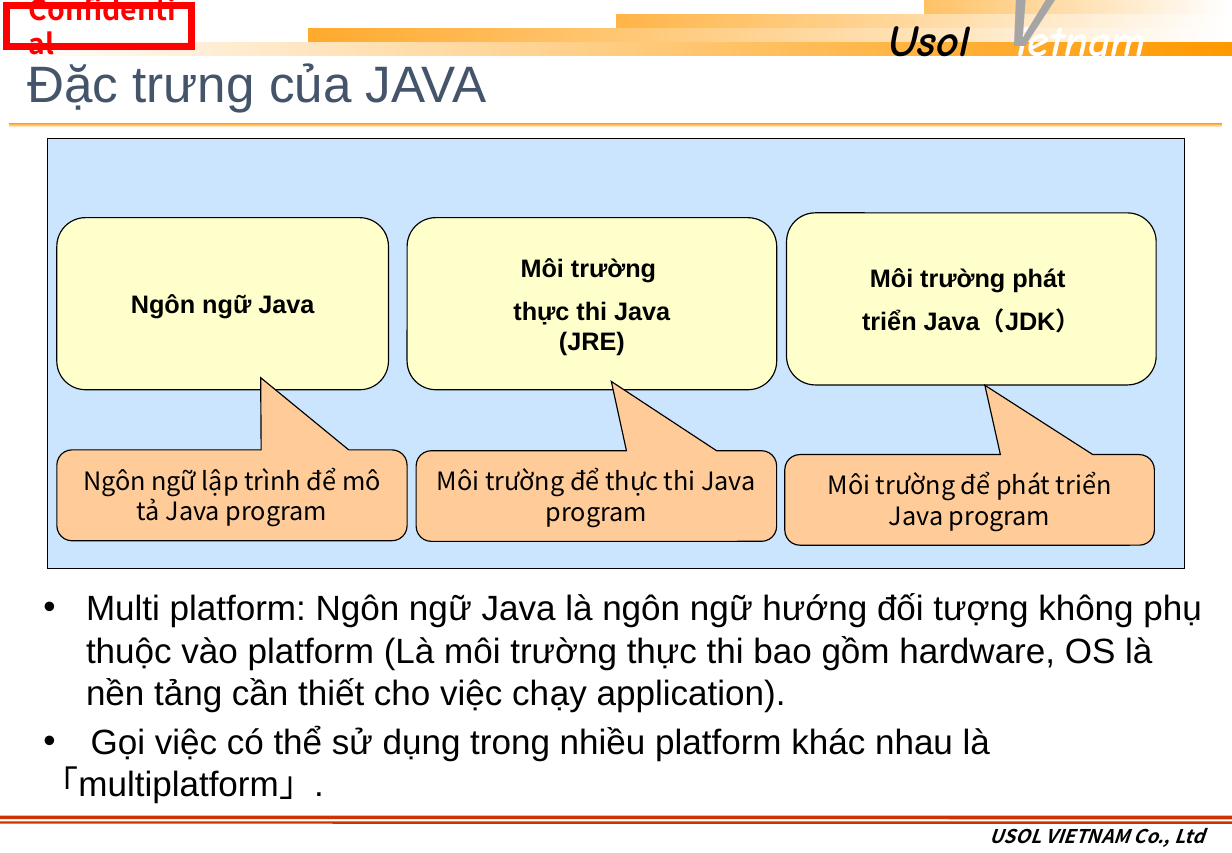
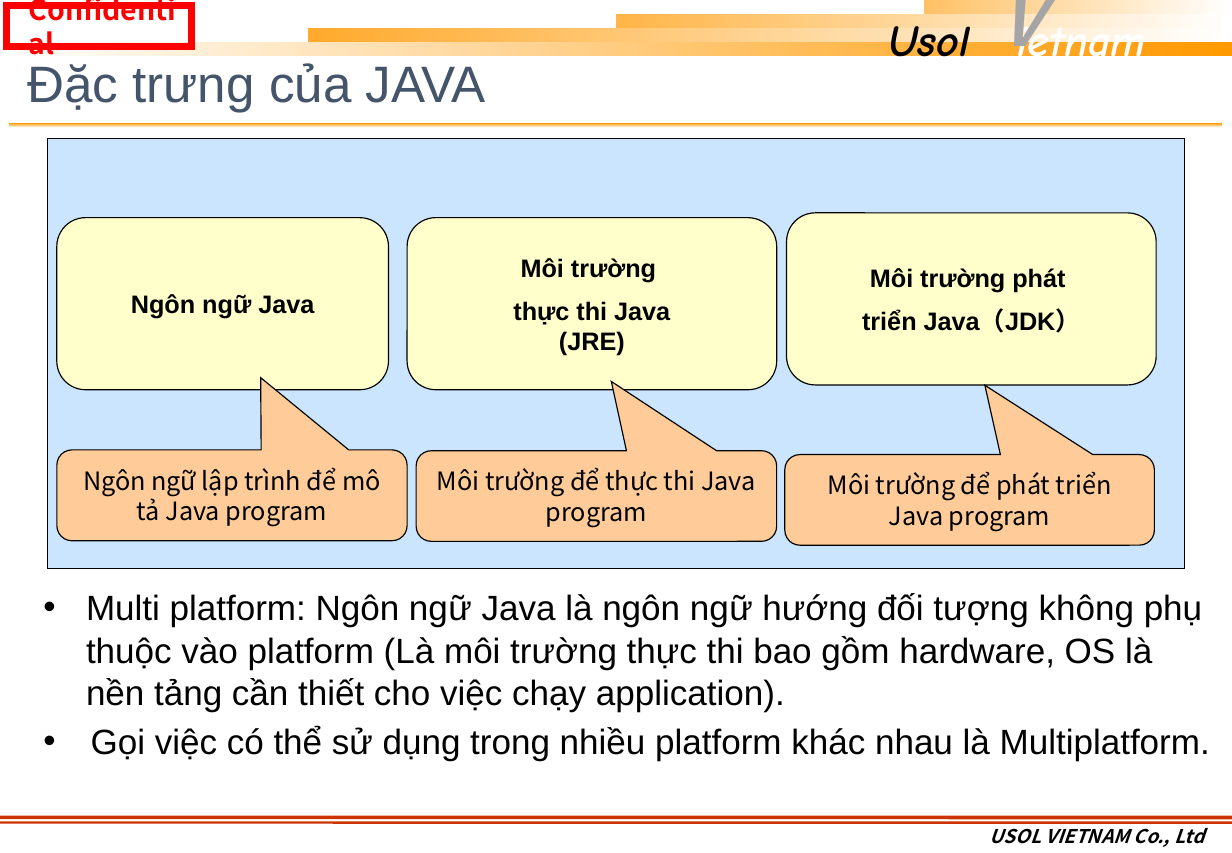
Before and after one commit to khuongmaingoc/javaDoc, a slide deck: slide 8 of Java_Week1.pptx (slide 10 before the commit). Drawn at 1232x853 pixels with LibreOffice and Linux fonts; fonts in the diff are those of the drawing; background and template pictures are left out. Boxes give left, top, right and bottom in pixels: in the first picture for what was removed or moved away, otherwise in the second. Text is boxed around its words. In the diff, an @@ line names an element or a change of style, - is before the commit and + after.

Commit message:
update Java_Week1

```diff
--- a/Java_Week1.pptx
+++ b/Java_Week1.pptx
@@ text at bbox=[91, 726, 1210, 761]: text changed @@
-• Gọi việc có thể sử dụng trong nhiều platform khác nhau là「multiplatform」.
+• Gọi việc có thể sử dụng trong nhiều platform khác nhau là Multiplatform.
```
Also in this commit, not shown: 5 other slides changed, 26 slides added, 3 slides removed, 1 other file.
